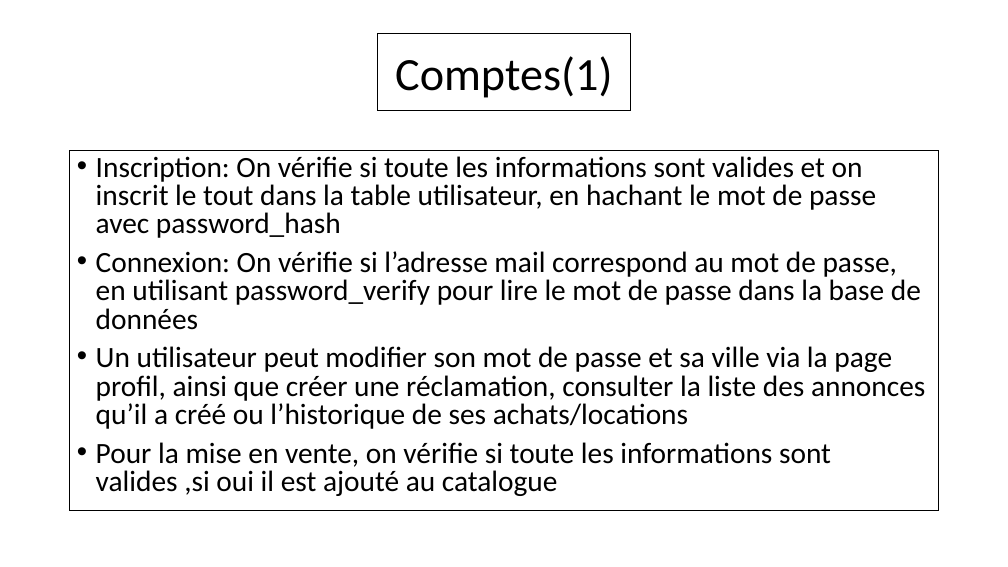
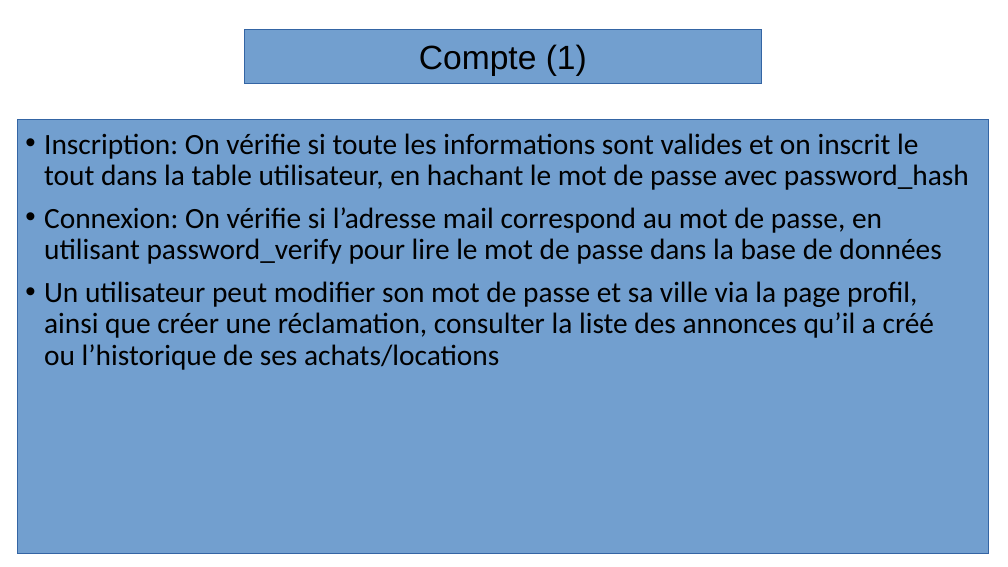
Before and after one commit to Ganti7/Carmania, a slide deck: slide 10 of documentation/diapo_PIA.odp (slide 8 before the commit). Drawn at 1008x567 pixels with LibreOffice and Linux fonts; fonts in the diff are those of the drawing; background and template pictures are left out. Boxes give left, top, right and bottom in pixels: in the first picture for what was removed or moved away, otherwise in the second. Text is boxed around its words. In the diff, an @@ line names an element or a change of style, - is before the commit and + after.

```diff
--- a/documentation/diapo_PIA.odp
+++ b/documentation/diapo_PIA.odp
@@ rectangle added at [244, 29, 762, 83], fill #729FCF, outline #3465A4 0 pt, 32 pt, text #000000 @@
+Compte (1)
@@ title removed at [377, 34, 631, 111] @@
-Comptes(1)
@@ rectangle added at [18, 119, 988, 554], fill #729FCF, outline #3465A4 0 pt @@
@@ text "Inscription: On vérifie si toute ...": place and size @@
-text "Inscription: On vérifie si toute ..." at [70, 151, 939, 511]
+text "Inscription: On vérifie si toute ..." at [44, 133, 969, 370]
@@ text "Inscription: On vérifie si toute ..." at [44, 133, 969, 370]: line spacing 0.8 to 0.9; fill #FFFFFF to none; outline #000000 0.99 pt to none @@
@@ text at [96, 442, 831, 496]: paragraph removed @@
-• Pour la mise en vente, on vérifie si toute les informations sont valides ,si oui il est ajouté au catalogue
```
Also in this commit, not shown: 13 other slides changed, 4 slides added, 1 slide removed, 1 other file.
